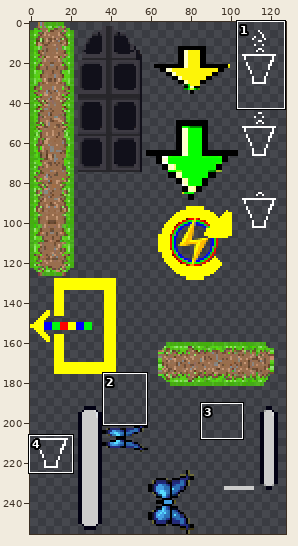
One commit to this sprite sheet: images/shared-2-sheet2.png. Above, an overview of the earlier version with the close-up marked.
Close-up. Before the commit:
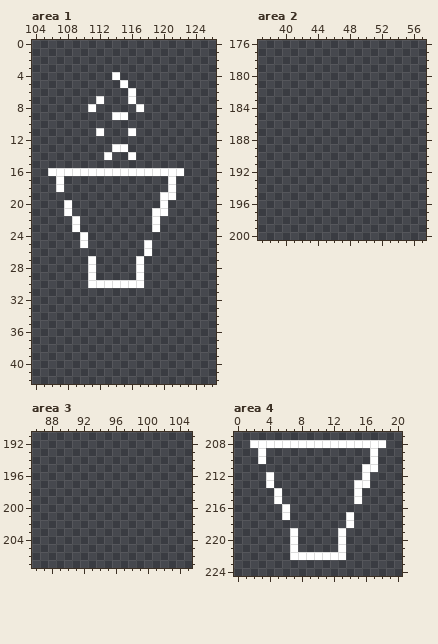
The file is 128x256 pixels. Pixels under 10% opacity are left out. Colours within 5 levels of each other are drawn and written as one. Shown: area 1: x 104..126, y 0..42; area 2: x 37..57, y 176..200; area 3: x 86..105, y 191..207; area 4: x 0..20, y 207..224. The commit also changed other parts of the picture, which this record leaves out.
New version:
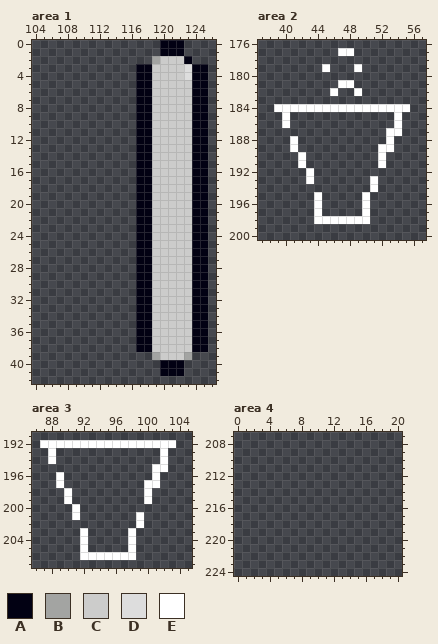
Palette (. is transparent): A #020113  B #a3a4a2  C #cccccb  D #dddddd  E #ffffff
Difference:
Area 1:
Colour A is added in rows 0 to 1 at x 120 to 122; in row 2 at x 123; in rows 3 to 7 at x 117 to 118 and 124 to 125; in row 8 at x 118 and 124 to 125; in rows 9 to 15 at x 117 to 118 and 124 to 125; in row 16 at x 124 to 125.
Colour A is added in rows 17 to 24 at x 117 to 118 and 124 to 125; in rows 25 to 26 at x 117 and 124 to 125; in rows 27 to 30 at x 118 and 124 to 125; in rows 31 to 38 at x 117 to 118 and 124 to 125; in rows 40 to 41 at x 120 to 122.
Colour A replaces colour E in row 8 at x 117; in row 16 at x 117 to 118; in rows 25 to 26 at x 118; in rows 27 to 30 at x 117.
Colour B is added in row 2 at x 119; in row 39 at x 119 and 123.
Colour C is added in row 2 at x 120 to 122; in rows 3 to 4 at x 119 to 122; in rows 5 to 15 at x 119 to 123; in row 16 at x 123; in rows 17 to 18 at x 119 to 120 and 122 to 123; in row 19 at x 119 and 122 to 123.
Colour C is added in row 20 at x 119 and 121 to 123; in row 21 at x 121 to 123; in rows 22 to 23 at x 120 to 123; in rows 24 to 38 at x 119 to 123; in row 39 at x 120 to 122.
Colour C replaces colour E in row 16 at x 119 to 122; in rows 17 to 18 at x 121; in row 19 at x 120 to 121; in row 20 at x 120; in row 21 at x 119 to 120; in rows 22 to 23 at x 119.
Colour D is added in rows 3 to 4 at x 123.
The edit erases colour E in row 4 at x 114; in row 5 at x 115; in row 6 at x 116; in row 7 at x 112 and 116; in row 8 at x 111; in row 9 at x 114 to 115.
The edit erases colour E in row 11 at x 112 and 116; in row 13 at x 114 to 115; in row 14 at x 113 and 116; in row 16 at x 106 to 116; in rows 17 to 18 at x 107; in rows 20 to 21 at x 108.
The edit erases colour E in rows 22 to 23 at x 109; in rows 24 to 25 at x 110; in rows 27 to 29 at x 111; in row 30 at x 111 to 116.
Area 2:
Colour E is added in row 177 at x 47 to 48; in row 179 at x 45 and 49; in row 181 at x 47 to 48; in row 182 at x 46 and 49; in row 184 at x 39 to 55; in rows 185 to 186 at x 40 and 54.
Colour E is added in row 187 at x 53 to 54; in row 188 at x 41 and 53; in row 189 at x 41 and 52 to 53; in rows 190 to 191 at x 42 and 52; in row 192 at x 43; in row 193 at x 43 and 51.
Colour E is added in row 194 at x 51; in rows 195 to 197 at x 44 and 50; in row 198 at x 44 to 50.
Area 3:
Colour E is added in row 192 at x 87 to 103; in rows 193 to 194 at x 88 and 102; in row 195 at x 101 to 102; in row 196 at x 89 and 101; in row 197 at x 89 and 100 to 101; in rows 198 to 199 at x 90 and 100.
Colour E is added in row 200 at x 91; in row 201 at x 91 and 99; in row 202 at x 99; in rows 203 to 205 at x 92 and 98; in row 206 at x 92 to 98.
Area 4:
The edit erases colour E in row 208 at x 2 to 18; in rows 209 to 210 at x 3 and 17; in row 211 at x 16 to 17; in row 212 at x 4 and 16; in row 213 at x 4 and 15 to 16; in rows 214 to 215 at x 5 and 15.
The edit erases colour E in row 216 at x 6; in row 217 at x 6 and 14; in row 218 at x 14; in rows 219 to 221 at x 7 and 13; in row 222 at x 7 to 13.
Changed places in both close-ups, as pixel boxes (x1, y1, x2, y2):
changed: (48, 40, 208, 376)
added: (274, 48, 410, 224)
added: (40, 440, 176, 560)
erased: (250, 440, 386, 560)
